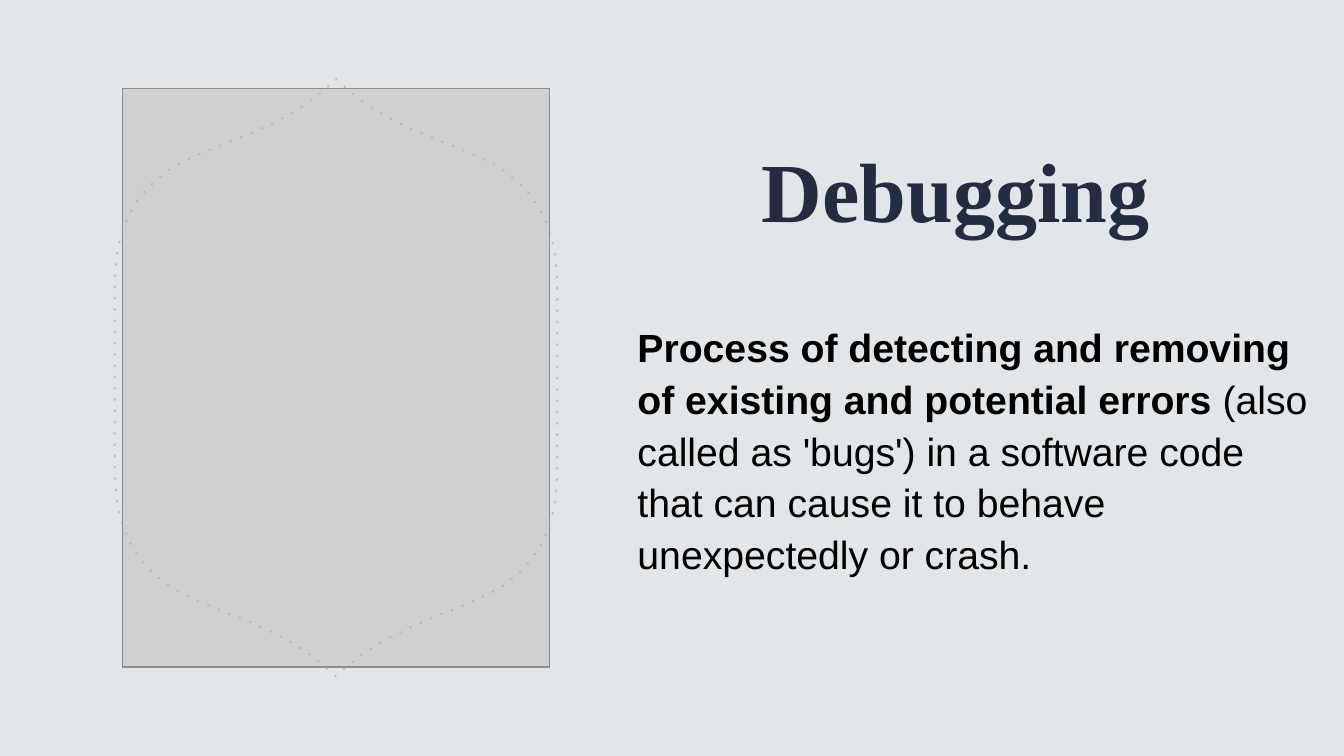
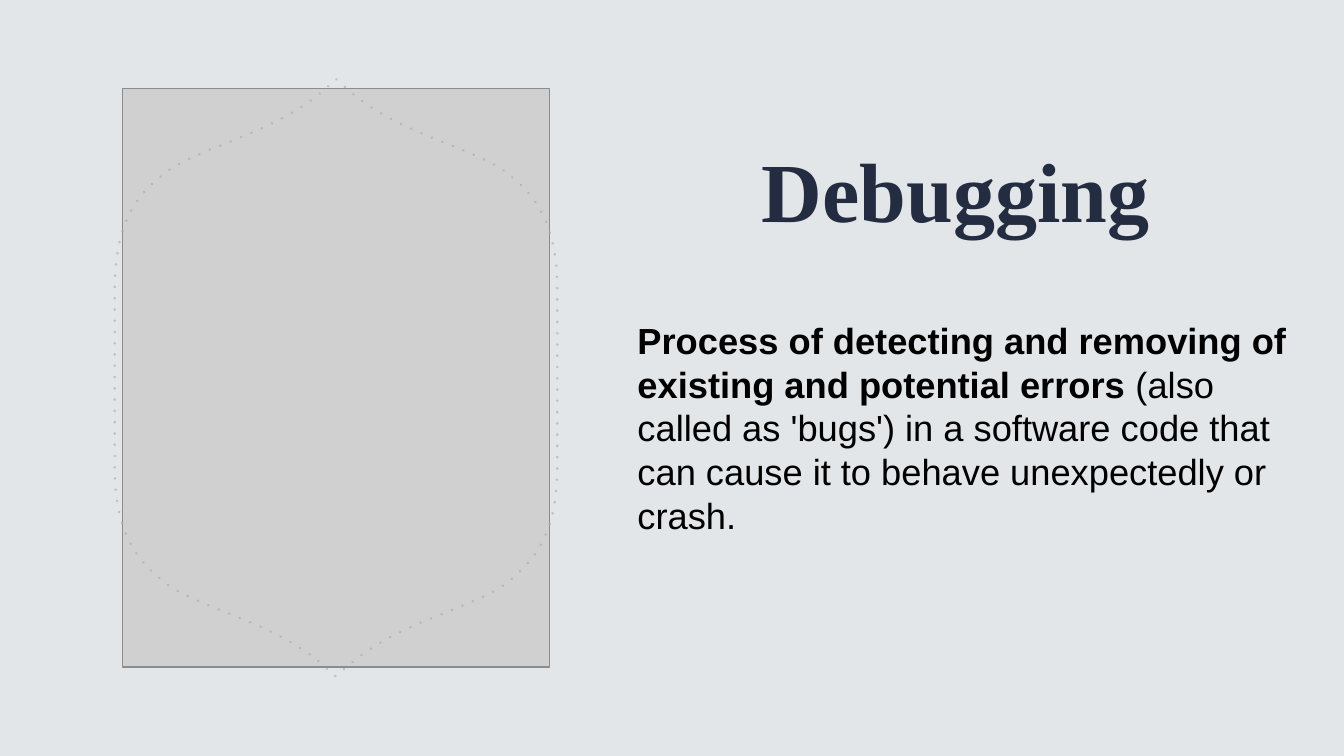
Before and after one commit to torres11991/dap-curriculum, a slide deck: slide 8 of Section02/week1day2.pptx. Drawn at 1344x756 pixels with LibreOffice and Linux fonts; fonts in the diff are those of the drawing; grey boxes stand for pictures. Boxes give left, top, right and bottom in pixels: in the first picture for what was removed or moved away, otherwise in the second. Text is boxed around its words. In the diff, an @@ line names an element or a change of style, - is before the commit and + after.

```diff
--- a/Section02/week1day2.pptx
+++ b/Section02/week1day2.pptx
@@ text "Process of detecting and removing ..." at bbox=[637, 327, 1286, 530]: size 28 to 25.9 pt; line spacing 1.1 to 1 @@
```
Also in this commit, not shown: 9 other slides changed, 2 other files.
